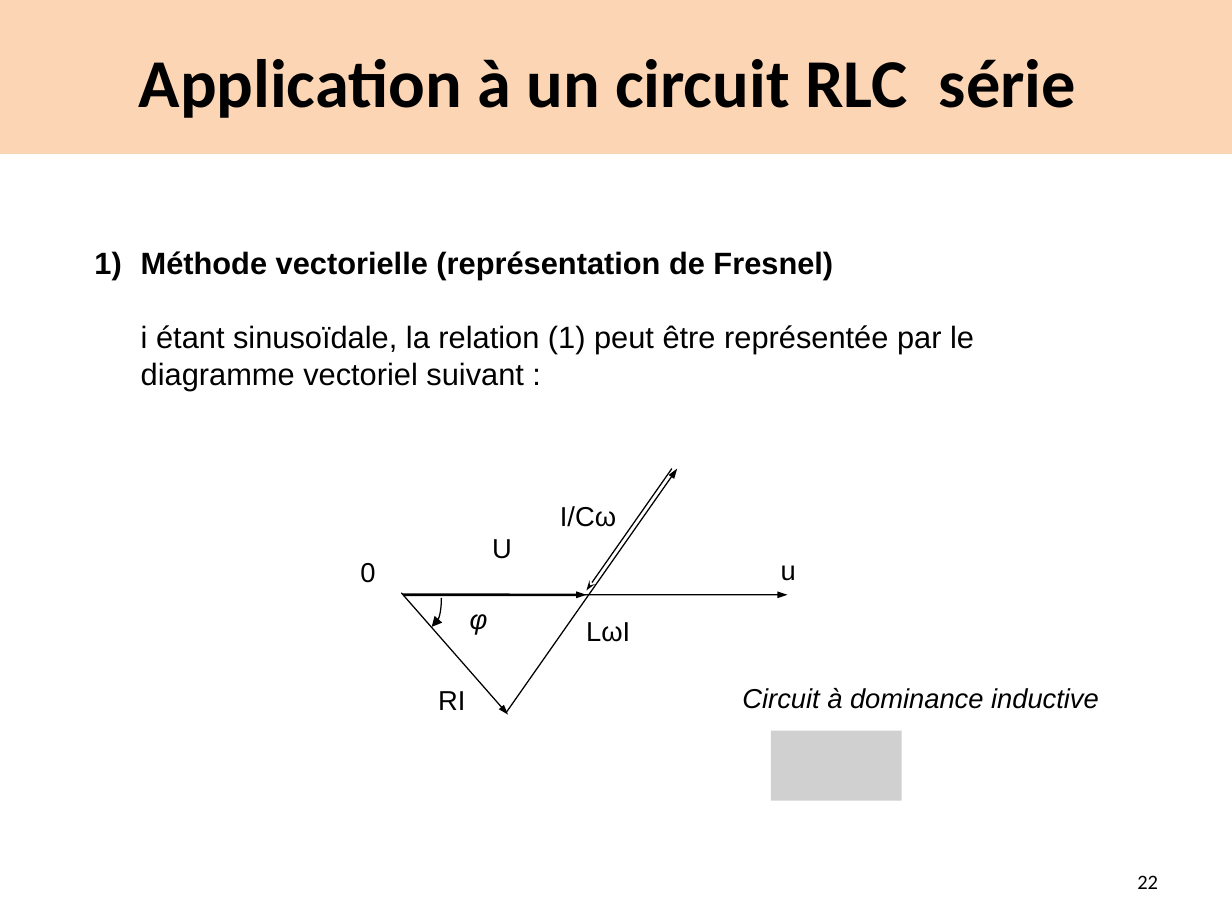
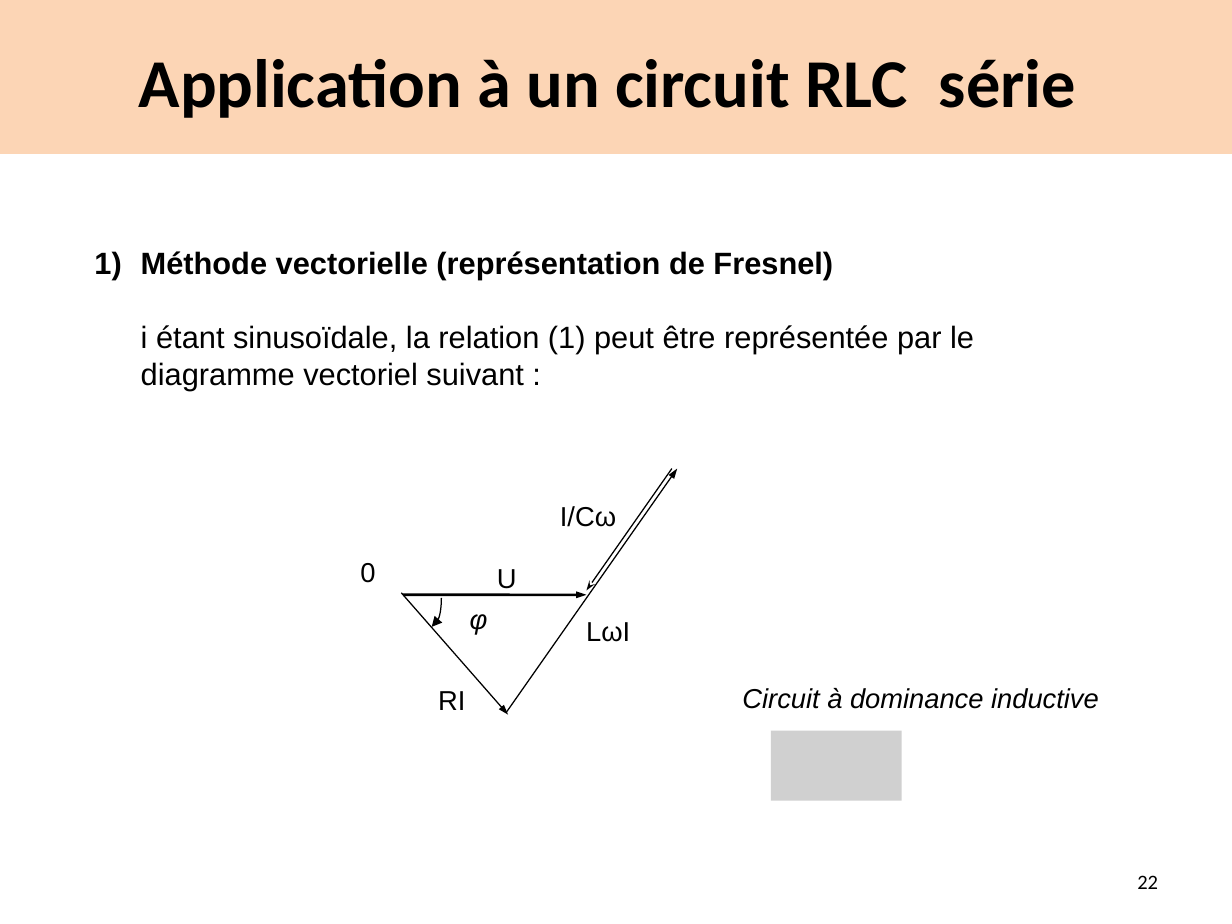
Before and after one commit to alinejmi/alinejmi.github.io, a slide deck: slide 22 of files/Chap1-Rseaualternatifmonophas.pptx. Drawn at 1232x924 pixels with LibreOffice and Linux fonts; fonts in the diff are those of the drawing; grey boxes stand for pictures. Boxes give left, top, right and bottom in pixels: in the first picture for what was removed or moved away, otherwise in the second. Text is boxed around its words. In the diff, an @@ line names an element or a change of style, - is before the commit and + after.

```diff
--- a/files/Chap1-Rseaualternatifmonophas.pptx
+++ b/files/Chap1-Rseaualternatifmonophas.pptx
@@ text "U" rewrapped from [492,539,512,559] to [497,569,517,594] @@
@@ text removed at [781,565,796,581] @@
-u
@@ arrow removed from (403, 595) to (787, 595) @@
```
Also in this commit, not shown: 9 other slides changed, 1 other file.
